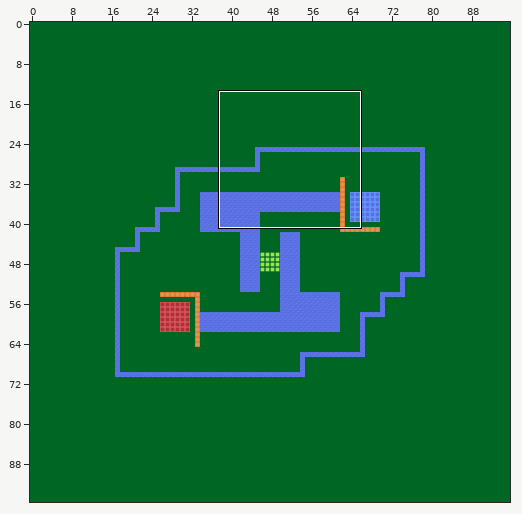
Tiled map (JSON): assets/tilemaps/koth-two.json. The picture above shows the old version from afar; the outline marks the close-up.
Close-up. As it was:
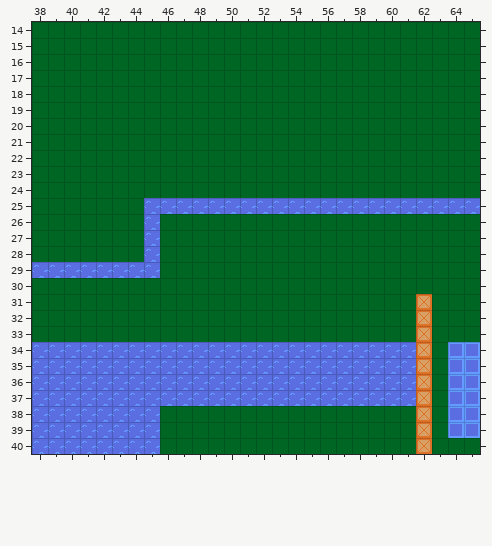
Cells are 16x16 px. Shown: x 38..65, y 14..40. The commit also changed other parts of the map, which this record leaves out.
Now the later version:
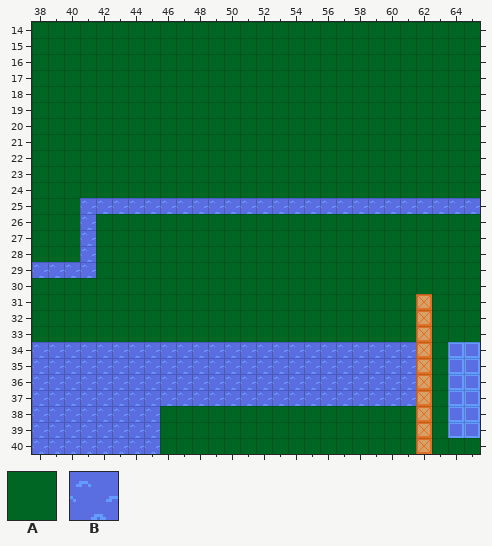
Key: from "stockheimer-test-tileset-extru": A 0, B 10.
_ is an empty cell, # one hidden under a higher layer, . an unchanged one.
Edits made:
--- layer "Tile Layer 1"
@@ x 41..45 @@
-25 AAAA.
-26 A....
-27 A....
-28 A....
-29 .BBB#
+25 BBBB.
+26 B....
+27 B....
+28 B....
+29 .AAAA
--- layer "Tile Layer 2" (removed)
@@ x 45..45 @@
-26 B
-27 B
-28 B
-29 B
+26 _
+27 _
+28 _
+29 _
